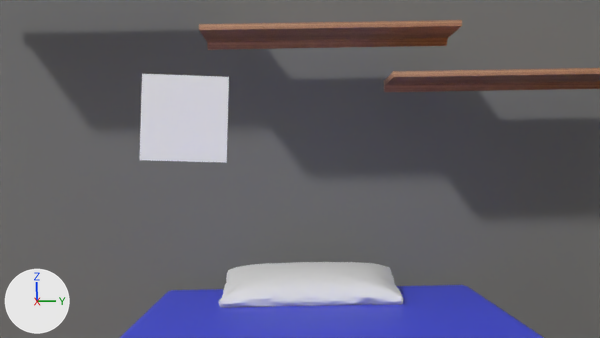
An edit to the Blender file TestEnvironment/scenes/EnvironmentCheckerboard_set7.blend, drawn before and after from the same camera.
Both versions are drawn from the file's camera 'Camera_Center'. Every picture has the same lights, and +X, +Y and +Z are marked at lower left. The older version comes first.

Before the edit, the objects in view are built like this:
```python
me_cube_002 = bpy.data.meshes.new('Cube.002')
me_cube_002.from_pydata(...)  # 14 vertices, 12 faces; spans x -1.08..1.0, y -1.0..1.08, z -1.08..0.27
# faces by material slot: [9, 1, 2]
me_cube_002.materials.append(mat_material_003)  # white #e7e7e7
me_cube_002.materials.append(mat_floor)  # picture img_02ca4834c9a7d45c85769e5d66e3998e_png
me_cube_002.materials.append(mat_material_002)  # grey #7d7e7c
me_cube_005 = bpy.data.meshes.new('Cube.005')
me_cube_005.from_pydata(...)  # 4058 vertices, 4056 faces; spans x -0.498..0.497, y -0.319..0.32, z -0.11..0.108
me_cube_005.polygons.foreach_set('use_smooth', [True] * 4056)
me_plane_001 = bpy.data.meshes.new('Plane.001')
me_plane_001.from_pydata([(-1.0, -1.0, 0.0), (1.0, -1.0, 0.0), (-1.0, 1.0, 0.0), (1.0, 1.0, 0.0)], [], [(0, 1, 3, 2)])
me_plane_001.materials.append(mat_material_007)  # its picture is missing
ob_checkerboard = bpy.data.objects.new('Checkerboard', me_plane_001)
ob_checkerboard.location = (-0.195, -6.784, 11.161)
ob_checkerboard.rotation_euler = (7.591, 4.757, -42.06)  # degrees (75, 273, 110)
ob_checkerboard.scale = (0.5, 0.5, 0.5)
ob_checkerboard.visible_shadow = False
ob_cube = bpy.data.objects.new('Cube', me_cube_002)
ob_cube.location = (1.193, -4.931, 16.738)
ob_cube.scale = (11.1, 11.1, 11.1)
ob_cube_003 = bpy.data.objects.new('Cube.003', me_cube_005)
ob_cube_003.location = (-7.747, -5.237, 8.151)
ob_cube_003.rotation_euler = (0.146, 0.0, 1.571)  # degrees (8.4, 0, 90)
ob_cube_003.scale = (3.61, 3.61, 3.61)
_m = ob_cube_003.modifiers.new('Subdivision', 'SUBSURF')
# also in view: 'Cube.002' at (-2.91, -5.04, 7.26); 'Cube.014' at (-8.36, -0.79, 12.39); 'Cube.013' at (-8.36, -4.73, 13.41)
```
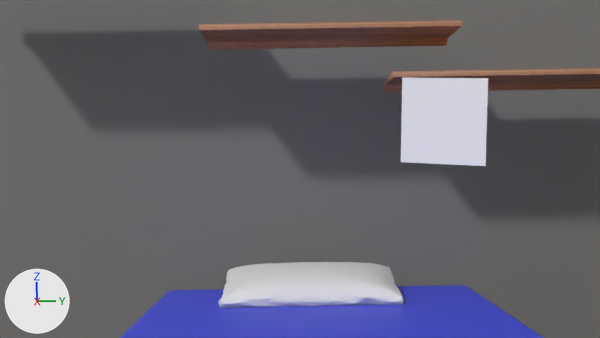
Pixel boxes (x1, y1, x2, y2) of what changed, in the pictures (600 x 338 px):
'Checkerboard', moved, turned
    before: (140, 74, 229, 163)
    after: (401, 78, 488, 166)

What changed in the scene script:
```text
Change ob_checkerboard:
    ob_checkerboard.location: (-0.195, -6.784, 11.161) -> (-0.175, -3.784, 11.076)
    ob_checkerboard.rotation_euler: (7.591, 4.757, -42.06) -> (8.873, 4.838, -43.83)  # degrees (75, 273, 110) -> degrees (148, 277, 9)
```
